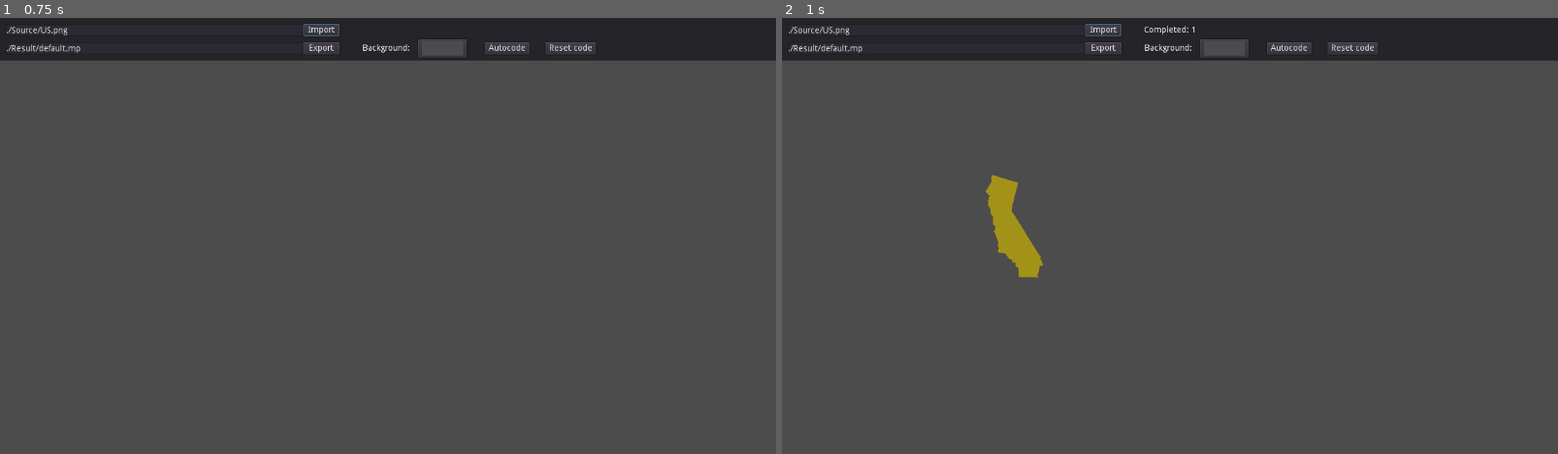
Above: before the commit, frames 1-2 (left to right).
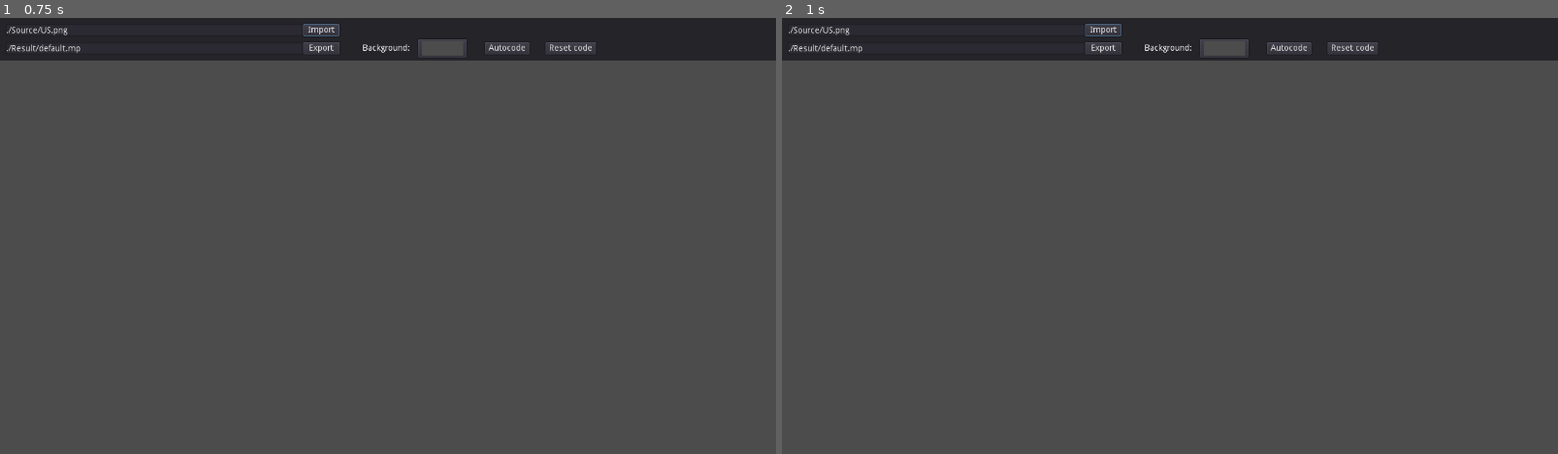
Above: after the commit, the same moments.

Repository: mwbimh/map-generator
Game: Godot game, scene res://Assets/Scenes/Map.tscn
Two runs of this game, one before a commit and one after it. Both use one fixed random seed, a clock stepped at 60 frames per second and the inputs below.
Inputs:
- Up to frame 1 (0.75 s): click "Import" at 0.5 s
- Up to frame 2 (1 s): no input

Frame 1 is identical in both runs. In frame 2, 0.9% of the frame differs, in the area x 26-54%, y 1-60%.

Commit message:
小修改

Diff:
--- a/Assets/Scenes/Map.tscn
+++ b/Assets/Scenes/Map.tscn
@@ -142,6 +142,10 @@
 func _color_picker_created():
 	var p = $ColorPicker.get_popup()
 	p.rect_position = get_global_mouse_position() - Vector2(p.rect_size.x,0)
+	p.connect(\"mouse_entered\",get_node(\"/root/Map\"),\"_enter_ui\")
+	p.connect(\"mouse_exited\",get_node(\"/root/Map\"),\"_exit_ui\")
+	p.connect(\"mouse_entered\",get_node(\"/root/Map/Camera2D\"),\"_enter_ui\")
+	p.connect(\"mouse_exited\",get_node(\"/root/Map/Camera2D\"),\"_exit_ui\")
 
 
 func _on_Autocode_pressed():
@@ -229,6 +233,14 @@
 	$CenterPoint.text = String(point)
 	picking = false
 	$Pick.pressed = false
+
+
+func _color_picker_created():
+	var p = $ColorPicker.get_popup()
+	p.connect(\"mouse_entered\",get_node(\"/root/Map\"),\"_enter_ui\")
+	p.connect(\"mouse_exited\",get_node(\"/root/Map\"),\"_exit_ui\")
+	p.connect(\"mouse_entered\",get_node(\"/root/Map/Camera2D\"),\"_enter_ui\")
+	p.connect(\"mouse_exited\",get_node(\"/root/Map/Camera2D\"),\"_exit_ui\")
 "
 
 [node name="Map" type="Node2D"]
@@ -468,48 +480,63 @@
 "_edit_use_anchors_": false
 }
 [connection signal="draw_map" from="Camera2D/Control/Bar" to="." method="_draw_map"]
+[connection signal="mouse_entered" from="Camera2D/Control/Bar" to="Camera2D" method="_enter_ui"]
 [connection signal="mouse_entered" from="Camera2D/Control/Bar" to="." method="_enter_ui"]
-[connection signal="mouse_entered" from="Camera2D/Control/Bar" to="Camera2D" method="_enter_ui"]
+[connection signal="mouse_exited" from="Camera2D/Control/Bar" to="Camera2D" method="_exit_ui"]
 [connection signal="mouse_exited" from="Camera2D/Control/Bar" to="." method="_exit_ui"]
-[connection signal="mouse_exited" from="Camera2D/Control/Bar" to="Camera2D" method="_exit_ui"]
+[connection signal="prepare" from="Camera2D/Control/Bar" to="Camera2D" method="_prepare"]
 [connection signal="prepare" from="Camera2D/Control/Bar" to="." method="_prepare"]
-[connection signal="prepare" from="Camera2D/Control/Bar" to="Camera2D" method="_prepare"]
+[connection signal="mouse_entered" from="Camera2D/Control/Bar/ImportPath" to="Camera2D" method="_enter_ui"]
 [connection signal="mouse_entered" from="Camera2D/Control/Bar/ImportPath" to="." method="_enter_ui"]
-[connection signal="mouse_entered" from="Camera2D/Control/Bar/ImportPath" to="Camera2D" method="_enter_ui"]
+[connection signal="mouse_exited" from="Camera2D/Control/Bar/ImportPath" to="Camera2D" method="_exit_ui"]
+[connection signal="mouse_exited" from="Camera2D/Control/Bar/ImportPath" to="." method="_exit_ui"]
+[connection signal="mouse_entered" from="Camera2D/Control/Bar/ExportPath" to="Camera2D" method="_enter_ui"]
 [connection signal="mouse_entered" from="Camera2D/Control/Bar/ExportPath" to="." method="_enter_ui"]
-[connection signal="mouse_entered" from="Camera2D/Control/Bar/ExportPath" to="Camera2D" method="_enter_ui"]
+[connection signal="mouse_exited" from="Camera2D/Control/Bar/ExportPath" to="Camera2D" method="_exit_ui"]
+[connection signal="mouse_exited" from="Camera2D/Control/Bar/ExportPath" to="." method="_exit_ui"]
+[connection signal="mouse_entered" from="Camera2D/Control/Bar/Import" to="Camera2D" method="_enter_ui"]
 [connection signal="mouse_entered" from="Camera2D/Control/Bar/Import" to="." method="_enter_ui"]
-[connection signal="mouse_entered" from="Camera2D/Control/Bar/Import" to="Camera2D" method="_enter_ui"]
+[connection signal="mouse_exited" from="Camera2D/Control/Bar/Import" to="Camera2D" method="_exit_ui"]
+[connection signal="mouse_exited" from="Camera2D/Control/Bar/Import" to="." method="_exit_ui"]
 [connection signal="pressed" from="Camera2D/Control/Bar/Import" to="Camera2D/Control/Bar" method="_on_Import_pressed"]
+[connection signal="mouse_entered" from="Camera2D/Control/Bar/Export" to="Camera2D" method="_enter_ui"]
 [connection signal="mouse_entered" from="Camera2D/Control/Bar/Export" to="." method="_enter_ui"]
-[connection signal="mouse_entered" from="Camera2D/Control/Bar/Export" to="Camera2D" method="_enter_ui"]
+[connection signal="mouse_exited" from="Camera2D/Control/Bar/Export" to="Camera2D" method="_exit_ui"]
+[connection signal="mouse_exited" from="Camera2D/Control/Bar/Export" to="." method="_exit_ui"]
 [connection signal="pressed" from="Camera2D/Control/Bar/Export" to="Camera2D/Control/Bar" method="_on_Export_pressed"]
 [connection signal="button_up" from="Camera2D/Control/Bar/ColorPicker" to="Camera2D/Control/Bar" method="_color_picker_created"]
 [connection signal="color_changed" from="Camera2D/Control/Bar/ColorPicker" to="Camera2D/Control/Bar" method="_color_changed"]
+[connection signal="mouse_entered" from="Camera2D/Control/Bar/ColorPicker" to="Camera2D" method="_enter_ui"]
 [connection signal="mouse_entered" from="Camera2D/Control/Bar/ColorPicker" to="." method="_enter_ui"]
-[connection signal="mouse_entered" from="Camera2D/Control/Bar/ColorPicker" to="Camera2D" method="_enter_ui"]
+[connection signal="mouse_exited" from="Camera2D/Control/Bar/ColorPicker" to="Camera2D" method="_exit_ui"]
 [connection signal="mouse_exited" from="Camera2D/Control/Bar/ColorPicker" to="." method="_exit_ui"]
-[connection signal="mouse_exited" from="Camera2D/Control/Bar/ColorPicker" to="Camera2D" method="_exit_ui"]
+[connection signal="mouse_entered" from="Camera2D/Control/Bar/Autocode" to="Camera2D" method="_enter_ui"]
+[connection signal="mouse_entered" from="Camera2D/Control/Bar/Autocode" to="." method="_enter_ui"]
+[connection signal="mouse_exited" from="Camera2D/Control/Bar/Autocode" to="Camera2D" method="_exit_ui"]
+[connection signal="mouse_exited" from="Camera2D/Control/Bar/Autocode" to="." method="_exit_ui"]
 [connection signal="pressed" from="Camera2D/Control/Bar/Autocode" to="Camera2D/Control/Bar" method="_on_Autocode_pressed"]
+[connection signal="mouse_exited" from="Camera2D/Control/Bar/ResetCode" to="Camera2D" method="_exit_ui"]
+[connection signal="mouse_exited" from="Camera2D/Control/Bar/ResetCode" to="." method="_exit_ui"]
 [connection signal="pressed" from="Camera2D/Control/Bar/ResetCode" to="Camera2D/Control/Bar" method="_on_ResetCode_pressed"]
+[connection signal="mouse_entered" from="Camera2D/Control/Panel" to="Camera2D" method="_enter_ui"]
 [connection signal="mouse_entered" from="Camera2D/Control/Panel" to="." method="_enter_ui"]
-[connection signal="mouse_entered" from="Camera2D/Control/Panel" to="Camera2D" method="_enter_ui"]
+[connection signal="mouse_exited" from="Camera2D/Control/Panel" to="Camera2D" method="_exit_ui"]
 [connection signal="mouse_exited" from="Camera2D/Control/Panel" to="." method="_exit_ui"]
-[connection signal="mouse_exited" from="Camera2D/Control/Panel" to="Camera2D" method="_exit_ui"]
+[connection signal="mouse_entered" from="Camera2D/Control/Panel/CodeEdit" to="Camera2D" method="_enter_ui"]
 [connection signal="mouse_entered" from="Camera2D/Control/Panel/CodeEdit" to="." method="_enter_ui"]
-[connection signal="mouse_entered" from="Camera2D/Control/Panel/CodeEdit" to="Camera2D" method="_enter_ui"]
 [connection signal="text_changed" from="Camera2D/Control/Panel/CodeEdit" to="Camera2D/Control/Panel" method="_text_changed"]
+[connection signal="mouse_entered" from="Camera2D/Control/Panel/SizeNumber" to="Camera2D" method="_enter_ui"]
 [connection signal="mouse_entered" from="Camera2D/Control/Panel/SizeNumber" to="." method="_enter_ui"]
-[connection signal="mouse_entered" from="Camera2D/Control/Panel/SizeNumber" to="Camera2D" method="_enter_ui"]
 [connection signal="value_changed" from="Camera2D/Control/Panel/SizeNumber" to="Camera2D/Control/Panel" method="_value_changed"]
+[connection signal="button_up" from="Camera2D/Control/Panel/ColorPicker" to="Camera2D/Control/Panel" method="_color_picker_created"]
 [connection signal="color_changed" from="Camera2D/Control/Panel/ColorPicker" to="Camera2D/Control/Panel" method="_color_changed"]
+[connection signal="mouse_entered" from="Camera2D/Control/Panel/ColorPicker" to="Camera2D" method="_enter_ui"]
 [connection signal="mouse_entered" from="Camera2D/Control/Panel/ColorPicker" to="." method="_enter_ui"]
-[connection signal="mouse_entered" from="Camera2D/Control/Panel/ColorPicker" to="Camera2D" method="_enter_ui"]
+[connection signal="mouse_exited" from="Camera2D/Control/Panel/ColorPicker" to="Camera2D" method="_exit_ui"]
 [connection signal="mouse_exited" from="Camera2D/Control/Panel/ColorPicker" to="." method="_exit_ui"]
-[connection signal="mouse_exited" from="Camera2D/Control/Panel/ColorPicker" to="Camera2D" method="_exit_ui"]
+[connection signal="mouse_entered" from="Camera2D/Control/Panel/Pick" to="Camera2D" method="_enter_ui"]
 [connection signal="mouse_entered" from="Camera2D/Control/Panel/Pick" to="." method="_enter_ui"]
-[connection signal="mouse_entered" from="Camera2D/Control/Panel/Pick" to="Camera2D" method="_enter_ui"]
 [connection signal="pressed" from="Camera2D/Control/Panel/Pick" to="Camera2D/Control/Panel" method="_pick_point"]
 [connection signal="pressed" from="Camera2D/Control/Panel/Pick" to="." method="_prepare_to_pick"]
+[connection signal="mouse_entered" from="Camera2D/Control/Panel/Points" to="Camera2D" method="_enter_ui"]
 [connection signal="mouse_entered" from="Camera2D/Control/Panel/Points" to="." method="_enter_ui"]
-[connection signal="mouse_entered" from="Camera2D/Control/Panel/Points" to="Camera2D" method="_enter_ui"]
--- a/Assets/Scripts/MapParser.gd
+++ b/Assets/Scripts/MapParser.gd
@@ -5,7 +5,7 @@
 
 var plates = []
 
-var thread
+var thread:Thread
 
 signal hint(info)
 
